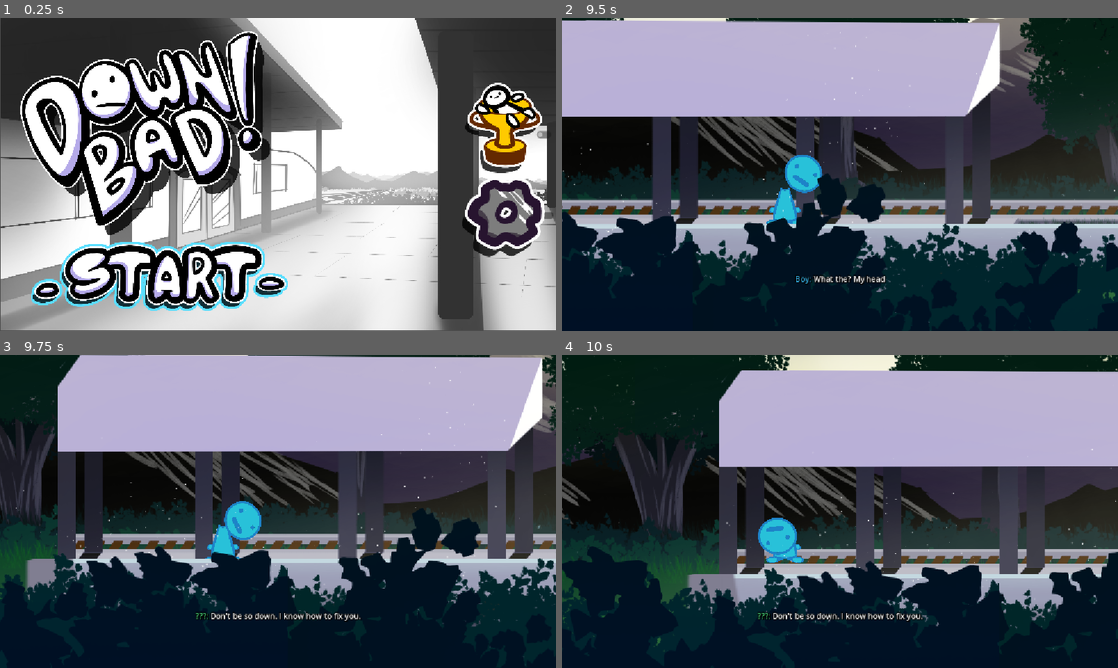
Above: before the commit, frames 1-4 (two rows, left to right).
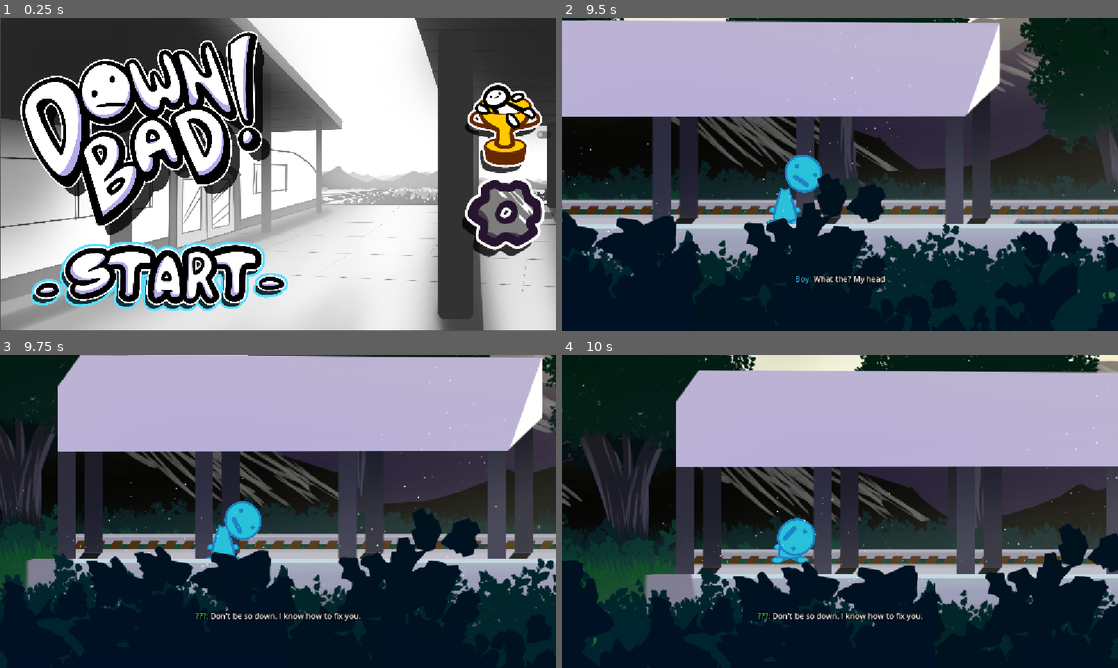
Above: after the commit, the same moments.

Repository: average4136/head-over-heels-game
Game: Godot game, scene res://Scenes/main_menu.tscn
Two runs of this game, one before a commit and one after it. Both use one fixed random seed, a clock stepped at 60 frames per second and the inputs below.
Inputs (mouse positions are in pixels of both pictures, inside the frame that each line leads up to):
- Up to frame 1 (0.25 s): no input
- Up to frame 2 (9.5 s): click (723, 271) at 0.5 s; click (1073, 133) at 1.25 s; click (1084, 215) at 2 s; tap Enter (ui_accept) every 0.75 s from 2.75 to 6.5 s; hold D (move_right) 2.78-4.28 s; tap Space (jump) at 3.02, 3.77, 5.27, 6.02, 6.77, 9.02 s; hold A (move_left) 4.28-5.03 s; hold D (move_right) 5.03-6.53 s; hold A (move_left) 6.53-7.28 s; hold D (move_right) 7.28-8 s; click "Skip [Space]" at 8 s; hold A (move_left) from 8.78 s (still down)
- Up to frame 3 (9.75 s): keep holding A (move_left)
- Up to frame 4 (10 s): keep holding A (move_left); tap Space (jump) at 9.77 s

Frames 1-3 are identical in both runs. In frame 4, 28% of the frame differs, in the area x 0-100%, y 0-95%.
Error in both runs: Cannot call method 'change_scene_to_file' on a null value. (res://Scenes/main_menu.tscn::GDScript_n45e2:11)

Commit message:
Update level-prelude.tscn

Diff:
--- a/Scenes/level-prelude.tscn
+++ b/Scenes/level-prelude.tscn
@@ -17,7 +17,7 @@
 size = Vector2(4019, 105)
 
 [sub_resource type="RectangleShape2D" id="RectangleShape2D_72ksg"]
-size = Vector2(79.125, 830)
+size = Vector2(610, 1197)
 
 [node name="Prelude" type="Node2D" unique_id=1402624357]
 
@@ -101,12 +101,12 @@
 
 [node name="StaticBody2D2" type="StaticBody2D" parent="." unique_id=1827039312]
 
+[node name="CollisionShape2D2" type="CollisionShape2D" parent="StaticBody2D2" unique_id=43037841]
+position = Vector2(2991, -538)
+shape = SubResource("RectangleShape2D_72ksg")
+
 [node name="CollisionShape2D" type="CollisionShape2D" parent="StaticBody2D2" unique_id=1329833878]
 position = Vector2(-1194.4375, -310)
-shape = SubResource("RectangleShape2D_72ksg")
-
-[node name="CollisionShape2D" type="CollisionShape2D" parent="StaticBody2D2/CollisionShape2D" unique_id=43037841]
-position = Vector2(3796.4375, -7)
 shape = SubResource("RectangleShape2D_72ksg")
 
 [node name="CanvasLayer" type="CanvasLayer" parent="." unique_id=1422921539]
